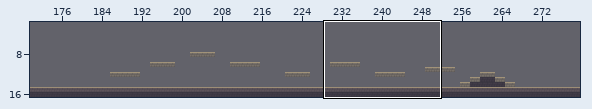
Tiled map, stored at assets/maps/exiles-road.tmx. The picture above shows the old version from afar; the outline marks the close-up.
Close-up. As it was:
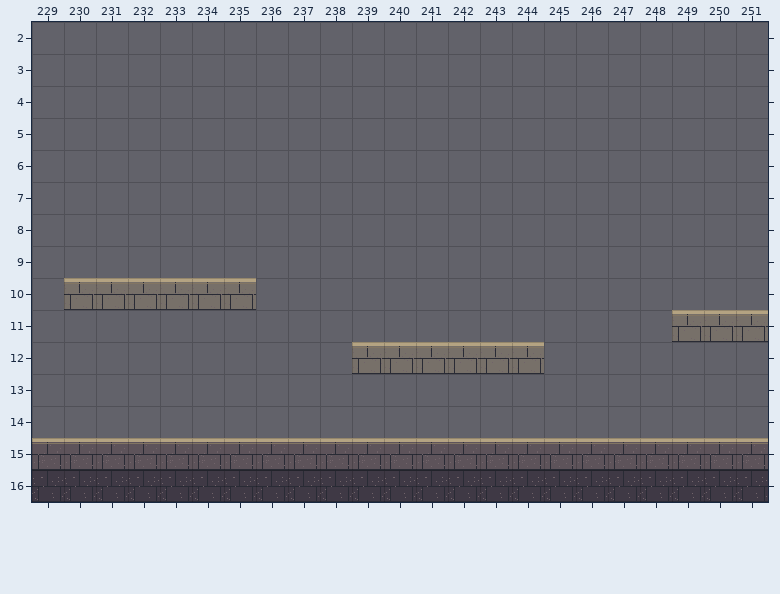
Cells are 32x32 px. Shown: x 229..251, y 2..16. The commit also changed other parts of the map, which this record leaves out.
Now the later version:
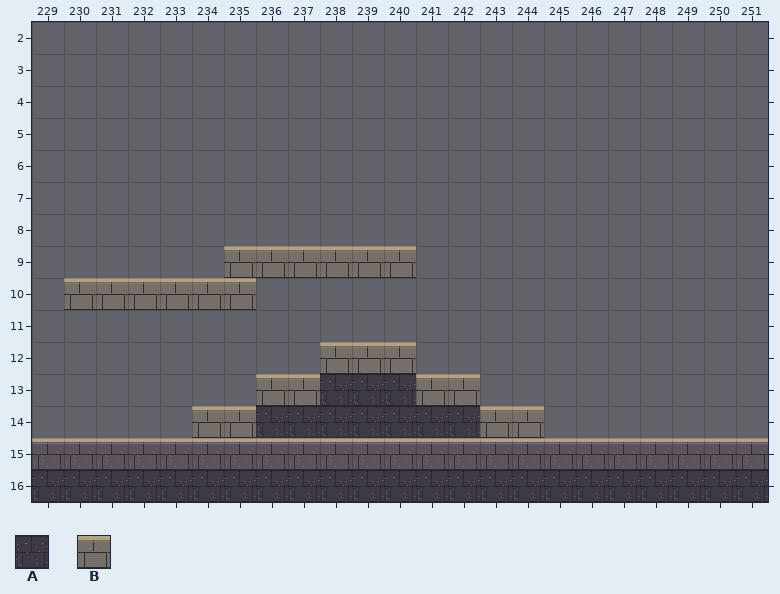
Key: from "stone": A 1, B 2.
_ is an empty cell.
What changed:
Layer "terrain":
y 9: x 235..240 ______ -> BBBBBB
y 11: x 249..251 BBB -> ___
y 12: x 238 _ -> B; x 241..244 BBBB -> ____
y 13: x 236..242 _______ -> BBAAABB
y 14: x 234..244 ___________ -> BBAAAAAAABB
Pixel boxes of the changes (left, top, right, bottom) in both close-ups:
added: (224, 246, 416, 278)
removed: (672, 310, 768, 342)
changed: (192, 342, 544, 438)
